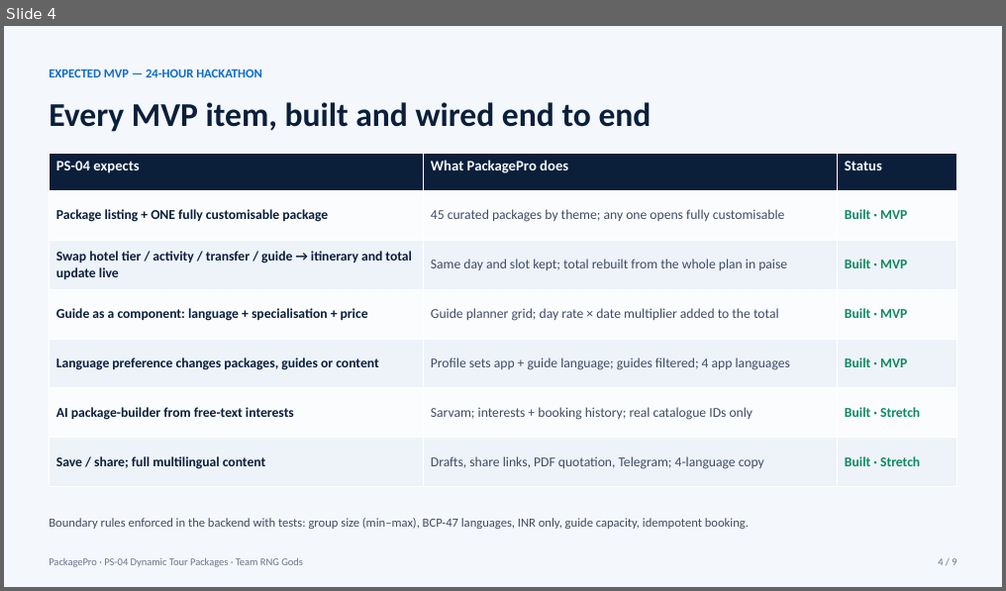
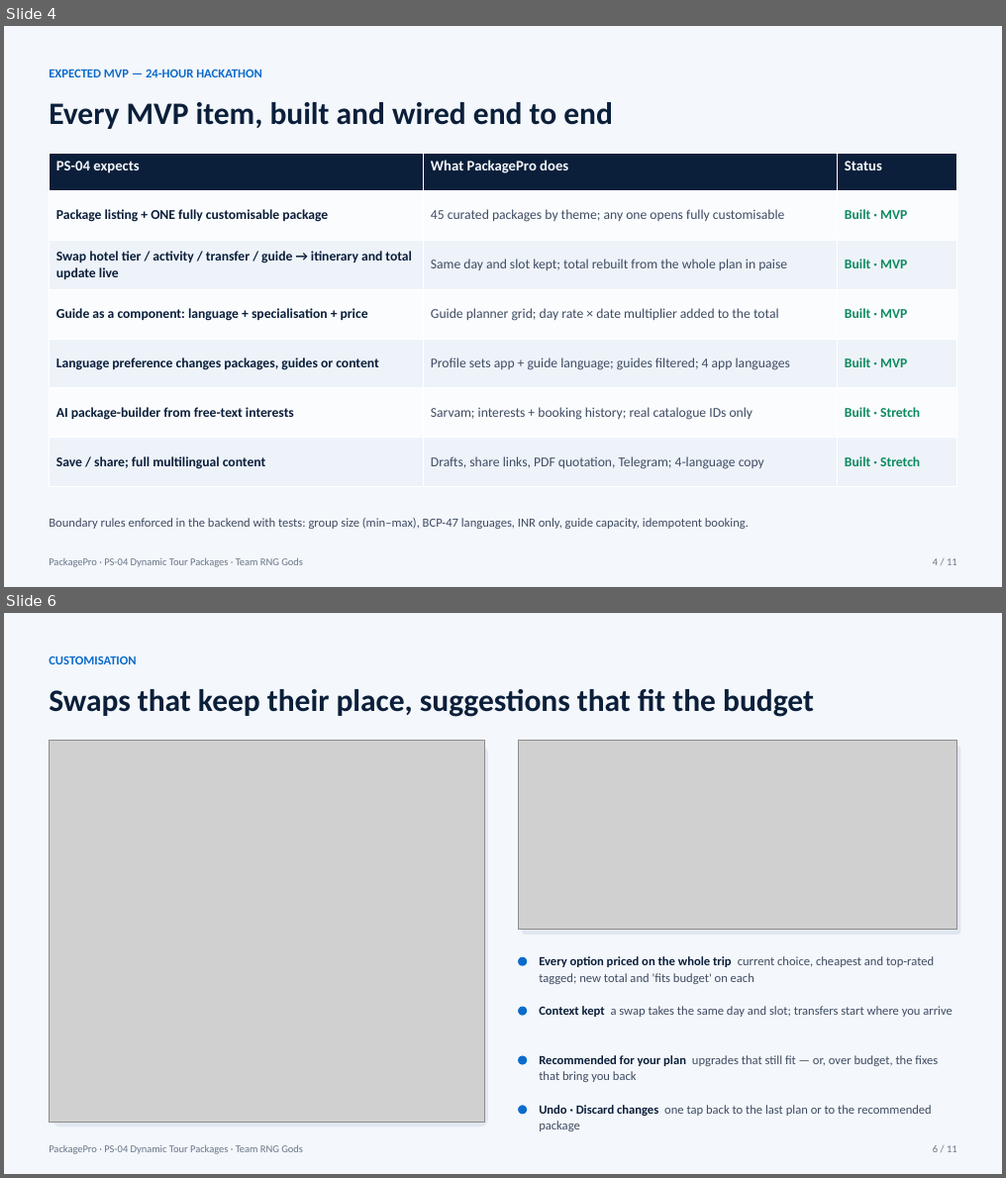
Before and after one commit to siddhartha0132/packagepro-best, a slide deck: docs/pitch/PackagePro-PS04.pptx. Shown one above the other, each under a label of ours: slide 4 before the commit, slides 4 and 6 after it; the slides between them are not shown. The pictures are 1006x591 and 1006x1178 pixels, drawn with LibreOffice and Linux fonts; fonts in the diff are those of the drawing; grey boxes stand for pictures. Boxes give left, top, right and bottom in pixels: in the first picture for what was removed or moved away, otherwise in the second. Text is boxed around its words. In the diff, an @@ line names an element or a change of style, - is before the commit and + after.

Commit message:
Pitch deck v2: 11 slides with real app screenshots (guide refusal, swaps, recommendations, budget fixes), Drive/GitHub/Telegram links

```diff
--- a/docs/pitch/PackagePro-PS04.pptx
+++ b/docs/pitch/PackagePro-PS04.pptx
@@ slide 6 added at (4, 613, 1002, 1174), background #F4F7FB @@
@@ text added at (49, 656, 136, 664), 12 pt, text #0B6BCB, bold @@
+CUSTOMISATION
@@ text added at (49, 689, 814, 717), 30 pt, text #0B1F3A, bold @@
+Swaps that keep their place, suggestions that fit the budget
@@ picture added at (49, 741, 484, 1122) @@
@@ rounded rectangle added at (53, 746, 488, 1128), fill #E1E7F0 @@
@@ picture added at (519, 741, 957, 930) @@
@@ rounded rectangle added at (522, 746, 961, 935), fill #E1E7F0 @@
@@ ellipse added at (519, 958, 528, 966), fill #0B6BCB @@
@@ text added at (539, 957, 934, 984), 12 pt, text #3F4C63 @@
+Every option priced on the whole trip current choice, cheapest and top-rated tagged; new total and 'fits budget' on each
@@ ellipse added at (519, 1007, 528, 1016), fill #0B6BCB @@
@@ text added at (539, 1006, 952, 1017), 12 pt, text #3F4C63 @@
+Context kept a swap takes the same day and slot; transfers start where you arrive
@@ ellipse added at (519, 1057, 528, 1065), fill #0B6BCB @@
@@ text added at (539, 1056, 938, 1082), 12 pt, text #3F4C63 @@
+Recommended for your plan upgrades that still fit — or, over budget, the fixes that bring you back
@@ ellipse added at (519, 1106, 528, 1115), fill #0B6BCB @@
@@ text added at (539, 1105, 932, 1132), 12 pt, text #3F4C63 @@
+Undo · Discard changes one tap back to the last plan or to the recommended package
@@ text added at (49, 1146, 303, 1155), 10 pt, text #6A7689 @@
+PackagePro · PS-04 Dynamic Tour Packages · Team RNG Gods
@@ text added at (933, 1146, 957, 1153), 10 pt, text #6A7689 @@
+6 / 11
@@ slide 4 changed as well @@
@@ text "Every MVP item, built and ..." at (49, 102, 613, 129): size 32 to 30 pt @@
@@ text at (933, 559, 957, 566): text changed @@
-4 / 9
+4 / 11
```
Also in this commit, not shown: 8 other slides changed, 1 other slide added, 7 other files.
